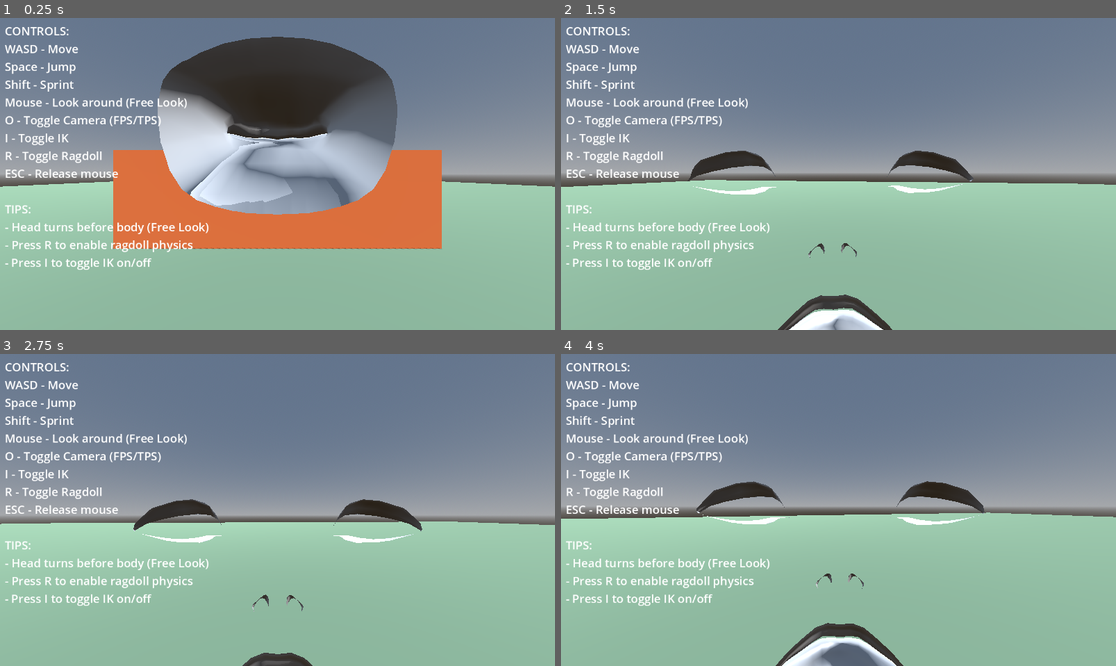
Above: before the commit, frames 1-4 (two rows, left to right).
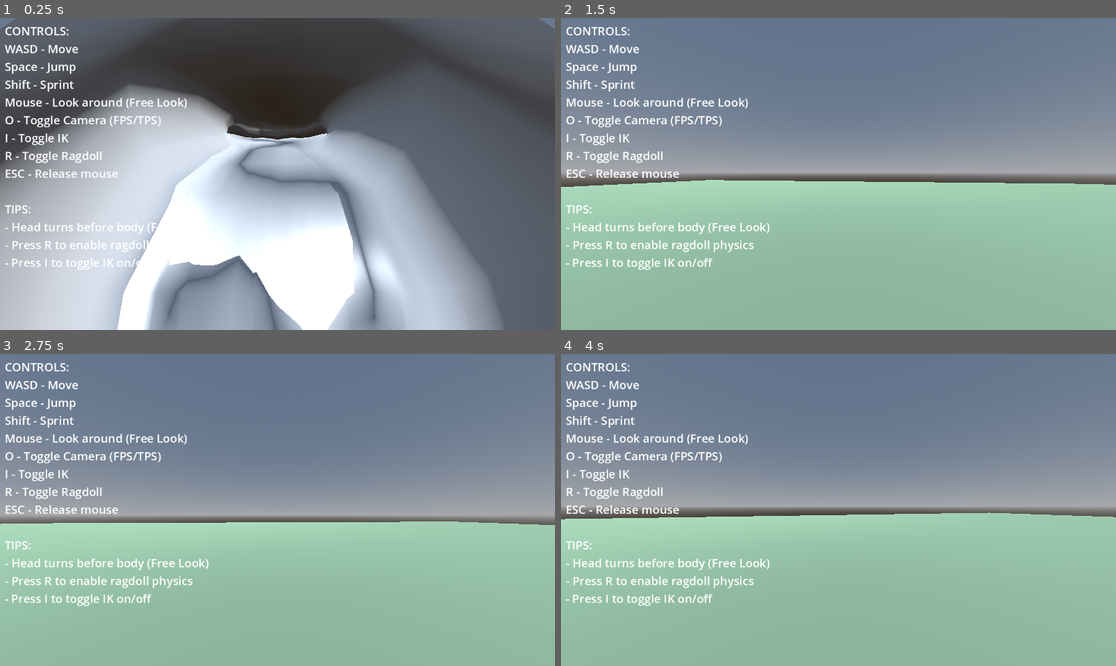
Above: after the commit, the same moments.

Repository: lmf-git/fpsikanimragdoll
Game: Godot game, scene res://world.tscn
Same seed, same stepped clock (60 frames per second), same inputs: the game is played once before the commit and once after it.
Inputs (mouse positions are in pixels of both pictures, inside the frame that each line leads up to):
- Up to frame 1 (0.25 s): no input
- Up to frame 2 (1.5 s): move the mouse to (866, 174) at 0.52 s; hold Shift (sprint) 0.53-1.28 s; hold W (move_forward) from 0.53 s (still down); tap Space (jump) at 0.77 s; move the mouse to (810, 174) at 1.27 s; tap O (toggle_camera) at 1.35 s
- Up to frame 3 (2.75 s): keep holding W (move_forward); tap Space (jump) at 1.52 s; move the mouse to (288, 503) at 2.02 s; hold I (toggle_ik) from 2.03 s (still down)
- Up to frame 4 (4 s): keep holding W (move_forward); move the mouse to (832, 516) at 2.77 s; release I (toggle_ik) at 2.78 s; tap R (toggle_ragdoll) at 2.85 s; tap Space (jump) at 3.02, 3.77 s; move the mouse to (877, 513) at 3.52 s; hold Shift (sprint) from 3.53 s (still down)

The runs differ from the first frame. In frame 1, 76% of the frame differs, in the area x 0-100%, y 0-100%; in frame 2, 3.0%; in frame 3, 1.9%; in frame 4, 3.6%.

Commit message:
Adjust FPS camera near clip plane to prevent head clipping
- Set near clip plane to 0.01 (from default 0.05)
- Update head_offset in scene to match script value (0.15 forward)
- Prevents camera from clipping through nearby geometry
- Allows closer objects to render properly in FPS view

Test: FPS camera should now properly render without seeing inside head mesh

Diff:
--- a/character.tscn
+++ b/character.tscn
@@ -41,9 +41,10 @@
 transform = Transform3D(1, 0, 0, 0, 1, 0, 0, 0, 1, 0, 1.6, 0)
 current = true
 fov = 90.0
+near = 0.01
 script = ExtResource("3")
 head_bone_name = "characters3d.com___Head"
-head_offset = Vector3(0, 0.1, 0.05)
+head_offset = Vector3(0, 0.1, 0.15)
 
 [node name="TPSCamera" type="Camera3D" parent="."]
 transform = Transform3D(1, 0, 0, 0, 1, 0, 0, 0, 1, 0, 1.5, 3)
